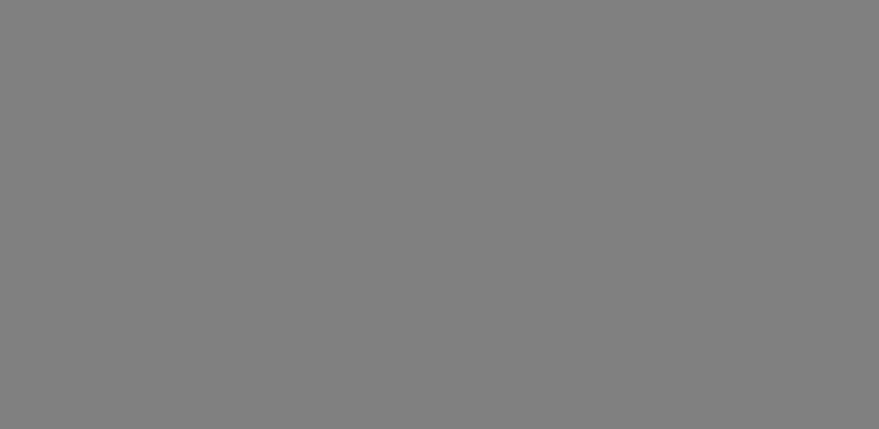
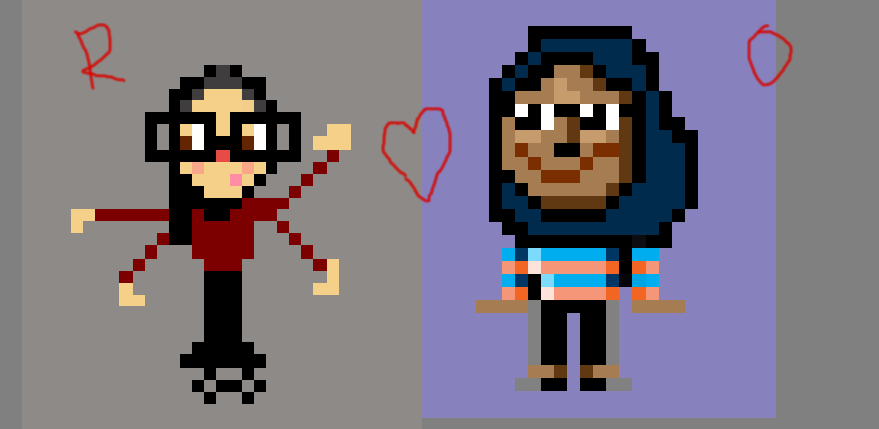
Layers edited between the first and the second 879 x 429 image:
added layer "Layer 1" above "rabab-in-pixel-22" over [72,22,794,204]
added layer "rabab-in-pixel-22" above "OMNIA" over [22,0,422,429]
added layer "OMNIA" above "Rectangle 1 copy 5" over [359,0,776,418]
